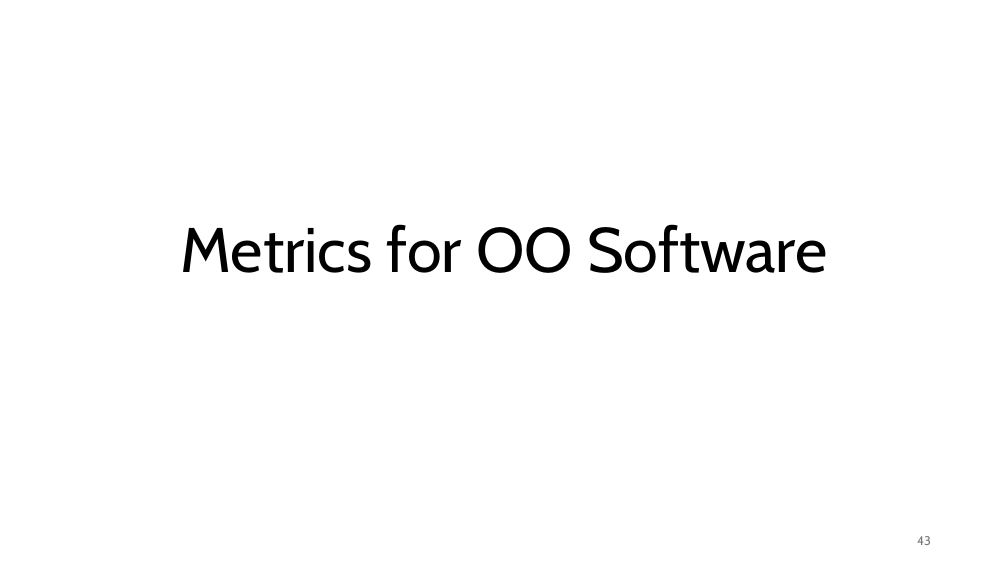
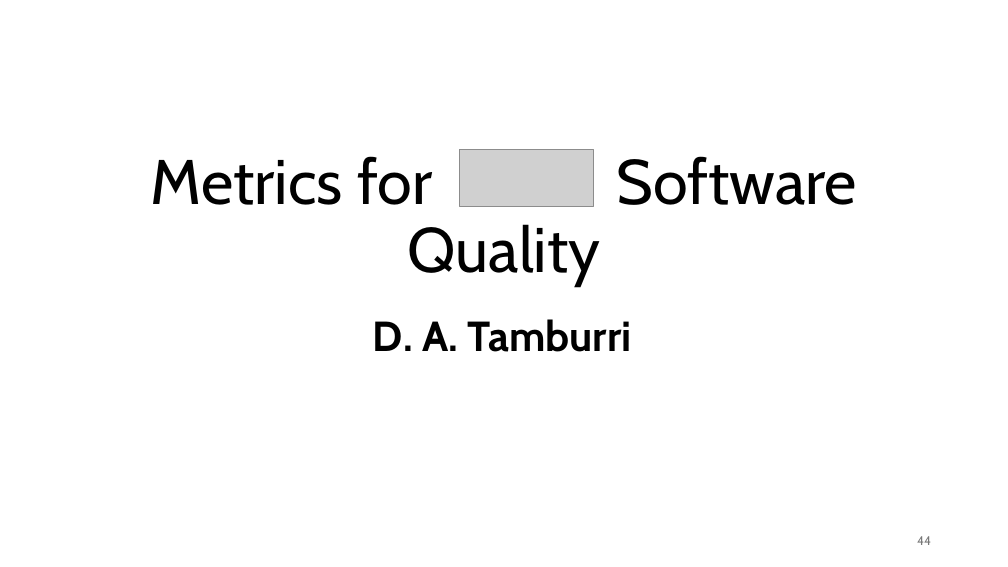
Before and after one commit to SannioEvolution/Material, a slide deck: slide 44 of 9 - Going Data-driven Software Quality Metrics Explained.pptx (slide 43 before the commit). Drawn at 1008x567 pixels with LibreOffice and Linux fonts; fonts in the diff are those of the drawing; grey boxes stand for pictures. Boxes give left, top, right and bottom in pixels: in the first picture for what was removed or moved away, otherwise in the second. Text is boxed around its words. In the diff, an @@ line names an element or a change of style, - is before the commit and + after.

```diff
--- a/9 - Going Data-driven Software Quality Metrics Explained.pptx
+++ b/9 - Going Data-driven Software Quality Metrics Explained.pptx
@@ title at <box>151,156,858,287</box>: text changed @@
-Metrics for OO Software
+Metrics for Software Quality
@@ picture added at <box>460,150,594,206</box> @@
@@ text added at <box>373,319,632,352</box>, 40 pt, text #000000, bold @@
+D. A. Tamburri
@@ page number at <box>917,536,931,545</box>: text changed @@
-43
+44
```
Also in this commit, not shown: 4 other slides changed, 1 slide added, 23 other files.
